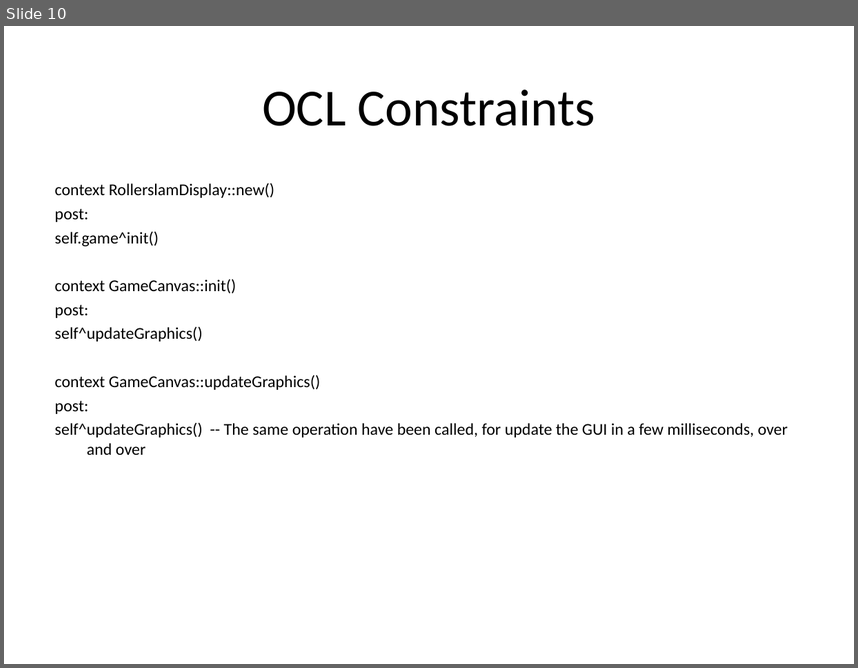
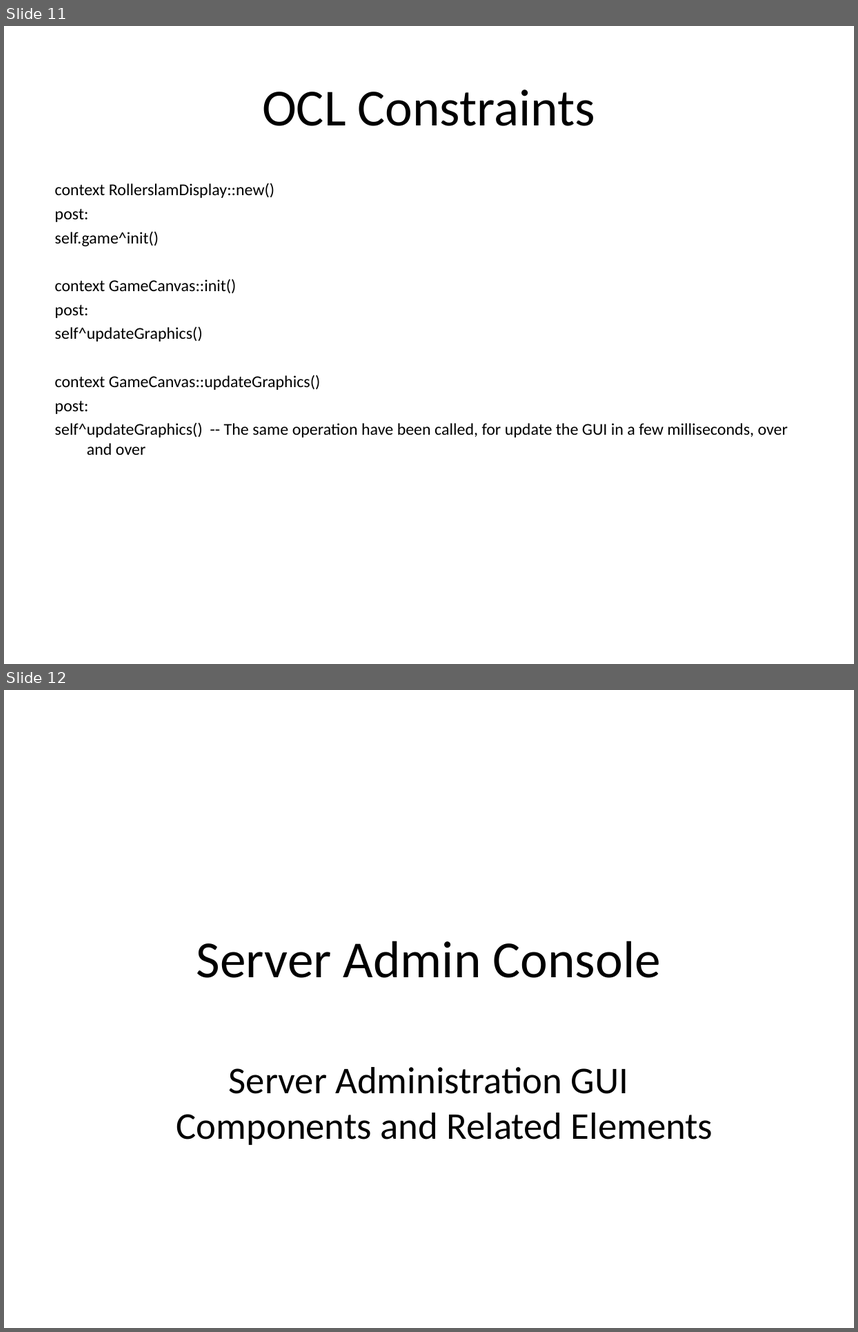
Before and after one commit to krishprince/rollerslam, a slide deck: docs/GUI/GUIModels_V.0.1.ppt. Shown one above the other, each under a label of ours: slide 10 before the commit, slides 11 and 12 after it. The pictures are 858x668 and 858x1332 pixels, drawn with LibreOffice and Linux fonts; fonts in the diff are those of the drawing. Boxes give left, top, right and bottom in pixels: in the first picture for what was removed or moved away, otherwise in the second. Text is boxed around its words. In the diff, an @@ line names an element or a change of style, - is before the commit and + after.

Commit message:
Removed display.jar (because it would never get updated); Added a very basic log system... It will be improved as soon as I can. Updated deployment diagram and gui modeling... Including the brand new ServerAdminGui ;) or whatever... Modified Marco Aurelio name on DumpWorldVisitor and RamificationWorldVisitor due to UTF-8 incompatibility, what wouldn't let my netbeans compile the classes.
More coming soon...

Weslei

```diff
--- a/docs/GUI/GUIModels_V.0.1.ppt
+++ b/docs/GUI/GUIModels_V.0.1.ppt
@@ slide 12 added at (4,690,854,1328), background #FFFFFF @@
@@ text added at (197,940,661,978), 44 pt, text #000000 @@
+Server Admin Console
@@ text added at (176,1067,713,1145), 32 pt, text #000000 @@
+Server Administration GUI Components and Related Elements
@@ what was slide 10 is now slide 11 @@
```
Also in this commit, not shown: 2 slides changed, 3 other slides added, 11 other files.
